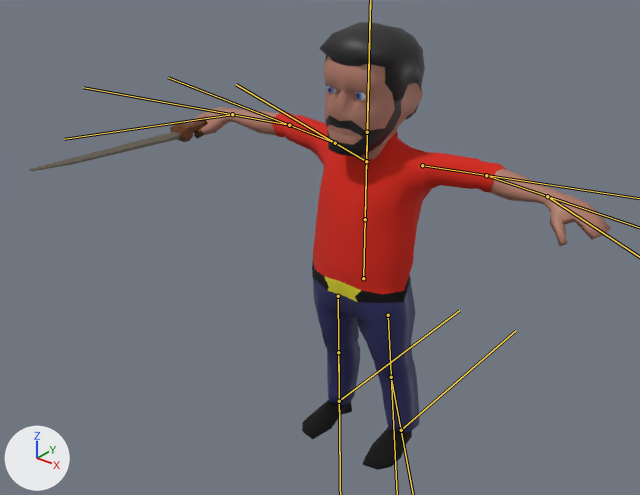
An edit to the FBX model HackNation/Assets/Assets/Models/man4.fbx, drawn before and after from the same camera.
Both versions are drawn from a camera (50 mm lens) standing at (0.01005, -0.01413, 0.0134) and looking at (-0.00034, -0.00114, 0.00534). Arrows for +X, +Y and +Z are at lower left; the lights stay in place. The bones that change are drawn over the model as lines.

Names of what the first picture shows: 'lpMaleG.012', 'lpMaleG.013', 'lpMaleG.014'.
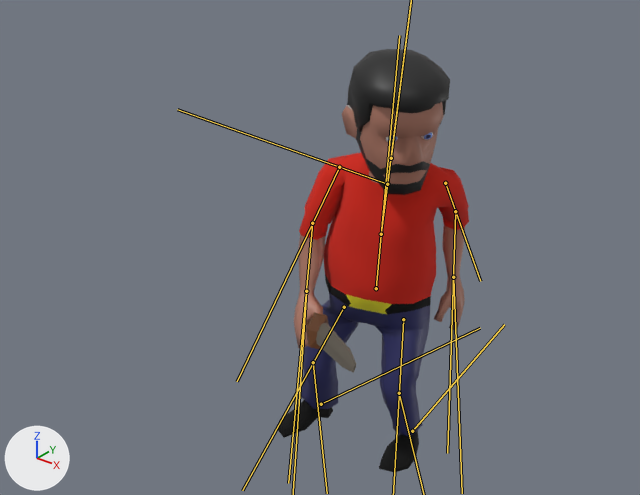
The newer file adds an action. The first version stands in its rest pose; the second is drawn at frame 24 of the action 'man4|IdleMan'.

The change, as a list of edits to the scene's bpy script:
```text
Change bone_bone:
    where bone_bone = bpy.data.objects['man4'].pose.bones['Bone']
    bone_bone.location: (0.0, 0.0, 0.0) -> (0.0004, -0.00042, -0.00027)
    bone_bone.rotation_quaternion: (1.0, 0.0, 0.0, 0.0) -> (0.979, 0.045, 0.192, -0.047)  # degrees (0, 0, 0) -> degrees (4, 22, -5)
Change bone_bone_001:
    where bone_bone_001 = bpy.data.objects['man4'].pose.bones['Bone.001']  # child of 'Bone'
    bone_bone_001.rotation_quaternion: (1.0, 0.0, 0.0, 0.0) -> (0.998, 0.059, -0.002, -0.025)  # degrees (0, 0, 0) -> degrees (7, 0, -3)
Change bone_neck:
    where bone_neck = bpy.data.objects['man4'].pose.bones['neck']  # child of 'Bone.001'
    bone_neck.rotation_quaternion: (1.0, 0.0, 0.0, 0.0) -> (0.993, 0.0, 0.119, 0.0)  # degrees (0, 0, 0) -> degrees (0, 14, 0)
Change bone_head:
    where bone_head = bpy.data.objects['man4'].pose.bones['head']  # child of 'neck'
    bone_head.rotation_quaternion: (1.0, 0.0, 0.0, 0.0) -> (0.989, 0.0, 0.15, 0.0)  # degrees (0, 0, 0) -> degrees (0, 17, 0)
Change bone_arm01_r:
    where bone_arm01_r = bpy.data.objects['man4'].pose.bones['arm01.R']  # child of 'arm.R'
    bone_arm01_r.rotation_quaternion: (1.0, 0.0, 0.0, 0.0) -> (0.747, -0.196, 0.165, -0.613)  # degrees (0, 0, 0) -> degrees (-30, 0, -79)
Change bone_arm02_r:
    where bone_arm02_r = bpy.data.objects['man4'].pose.bones['arm02.R']  # child of 'arm01.R'
    bone_arm02_r.rotation_quaternion: (1.0, 0.0, 0.0, 0.0) -> (0.953, 0.303, 0.0, -0.034)  # degrees (0, 0, 0) -> degrees (35, 1, -4)
Change bone_arm03_r:
    where bone_arm03_r = bpy.data.objects['man4'].pose.bones['arm03.R']  # child of 'arm02.R'
    bone_arm03_r.rotation_quaternion: (1.0, 0.0, 0.0, 0.0) -> (0.984, -0.016, 0.003, 0.179)  # degrees (0, 0, 0) -> degrees (-2, 1, 21)
Change bone_arm_l:
    where bone_arm_l = bpy.data.objects['man4'].pose.bones['arm.L']  # child of 'Bone.001'
    bone_arm_l.rotation_quaternion: (1.0, 0.0, 0.0, 0.0) -> (0.997, 0.007, -0.024, 0.071)  # degrees (0, 0, 0) -> degrees (1, -3, 8)
Change bone_arm01_l:
    where bone_arm01_l = bpy.data.objects['man4'].pose.bones['arm01.L']  # child of 'arm.L'
    bone_arm01_l.rotation_quaternion: (1.0, 0.0, 0.0, 0.0) -> (0.773, 0.382, -0.247, 0.443)  # degrees (0, 0, 0) -> degrees (32, -46, 46)
Change bone_arm02_l:
    where bone_arm02_l = bpy.data.objects['man4'].pose.bones['arm02.L']  # child of 'arm01.L'
    bone_arm02_l.rotation_quaternion: (1.0, 0.0, 0.0, 0.0) -> (0.998, 0.068, 0.0, 0.008)  # degrees (0, 0, 0) -> degrees (8, 0, 1)
Change bone_arm03_l:
    where bone_arm03_l = bpy.data.objects['man4'].pose.bones['arm03.L']  # child of 'arm02.L'
    bone_arm03_l.rotation_quaternion: (1.0, 0.0, 0.0, 0.0) -> (0.931, 0.243, 0.192, -0.194)  # degrees (0, 0, 0) -> degrees (25, 27, -17)
Change bone_leg01_r:
    where bone_leg01_r = bpy.data.objects['man4'].pose.bones['leg01.R']  # child of 'leg.R'
    bone_leg01_r.rotation_quaternion: (1.0, 0.0, 0.0, 0.0) -> (0.928, -0.007, -0.166, -0.335)  # degrees (0, 0, 0) -> degrees (6, -18, -41)
Change bone_leg02_r:
    where bone_leg02_r = bpy.data.objects['man4'].pose.bones['leg02.R']  # child of 'leg01.R'
    bone_leg02_r.rotation_quaternion: (1.0, 0.0, 0.0, 0.0) -> (0.923, 0.146, 0.0, 0.356)  # degrees (0, 0, 0) -> degrees (16, -6, 41)
Change bone_leg01_l:
    where bone_leg01_l = bpy.data.objects['man4'].pose.bones['leg01.L']  # child of 'leg.L'
    bone_leg01_l.rotation_quaternion: (1.0, 0.0, 0.0, 0.0) -> (0.768, 0.015, 0.599, 0.226)  # degrees (0, 0, 0) -> degrees (46, 66, 64)
Change bone_leg02_l:
    where bone_leg02_l = bpy.data.objects['man4'].pose.bones['leg02.L']  # child of 'leg01.L'
    bone_leg02_l.rotation_quaternion: (1.0, 0.0, 0.0, 0.0) -> (0.962, 0.162, 0.0, -0.219)  # degrees (0, 0, 0) -> degrees (18, 4, -25)
Change bone_ik_l:
    where bone_ik_l = bpy.data.objects['man4'].pose.bones['IK.L']
    bone_ik_l.location: (0.0, 0.0, 0.0) -> (-0.00046, -0.00068, 4e-05)
    bone_ik_l.rotation_quaternion: (1.0, 0.0, 0.0, 0.0) -> (0.994, 0.0, 0.0, -0.11)  # degrees (0, 0, 0) -> degrees (0, 0, -13)
Change bone_ik_r:
    where bone_ik_r = bpy.data.objects['man4'].pose.bones['IK.R']
    bone_ik_r.location: (0.0, 0.0, 0.0) -> (0.00042, 0.00019, 3e-05)
    bone_ik_r.rotation_quaternion: (1.0, 0.0, 0.0, 0.0) -> (0.998, 0.0, 0.0, 0.056)  # degrees (0, 0, 0) -> degrees (0, 0, 6)
```

Location of each change, (x1, y1, x2, y2) in pixels of the pictures (640 x 495 px):
'lpMaleG.014', posed (67% narrower, 10% shorter): before (29, 56, 611, 470); after (277, 102, 469, 473)
'lpMaleG.013', posed (14% shorter): before (319, 22, 425, 119); after (347, 49, 450, 132)
'lpMaleG.012', posed: before (327, 85, 366, 100); after (386, 132, 433, 143)
bone 'Bone', root to tip: before (363, 278) to (370, 12); after (376, 288) to (399, 35)
bone 'arm.L', root to tip: before (366, 161) to (236, 84); after (387, 184) to (177, 109)
bone 'arm01.L', root to tip: before (335, 143) to (168, 77); after (339, 167) to (237, 381)
bone 'arm02.L', root to tip: before (289, 125) to (83, 87); after (312, 223) to (288, 483)
bone 'leg01.L', root to tip: before (338, 296) to (340, 477); after (344, 307) to (242, 490)
bone 'IK.L', root to tip: before (339, 401) to (459, 310); after (321, 404) to (480, 328)
bone 'IK.R', root to tip: before (401, 430) to (516, 330); after (412, 431) to (504, 324)
